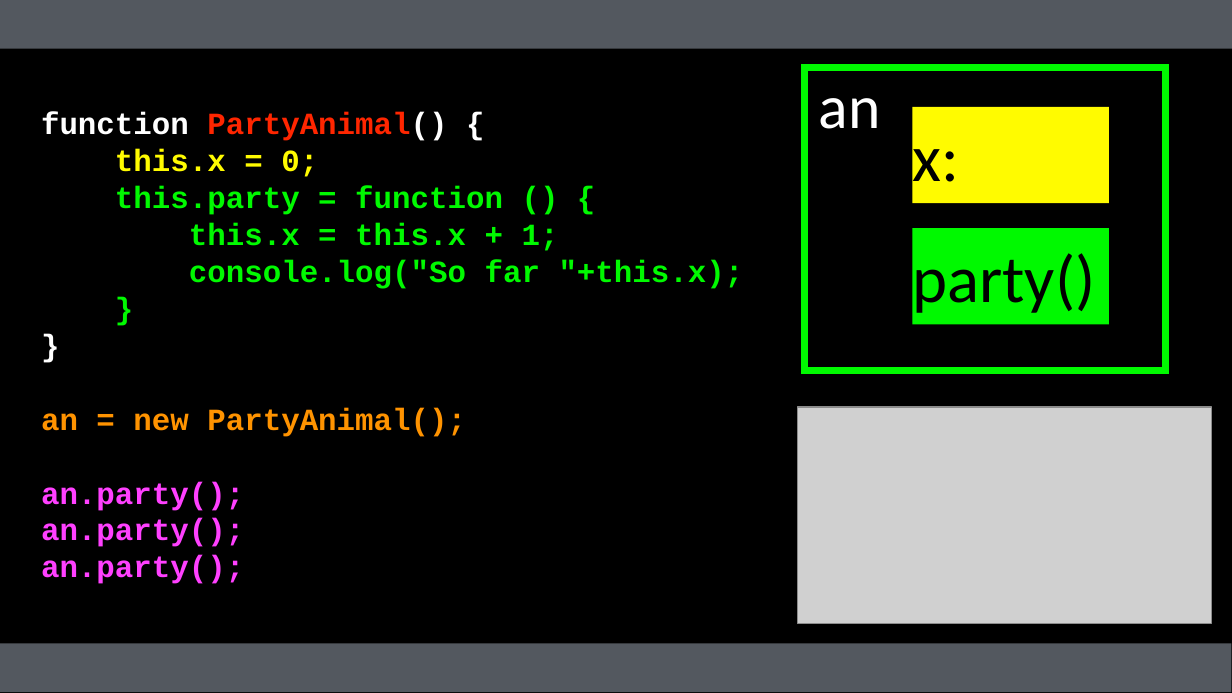
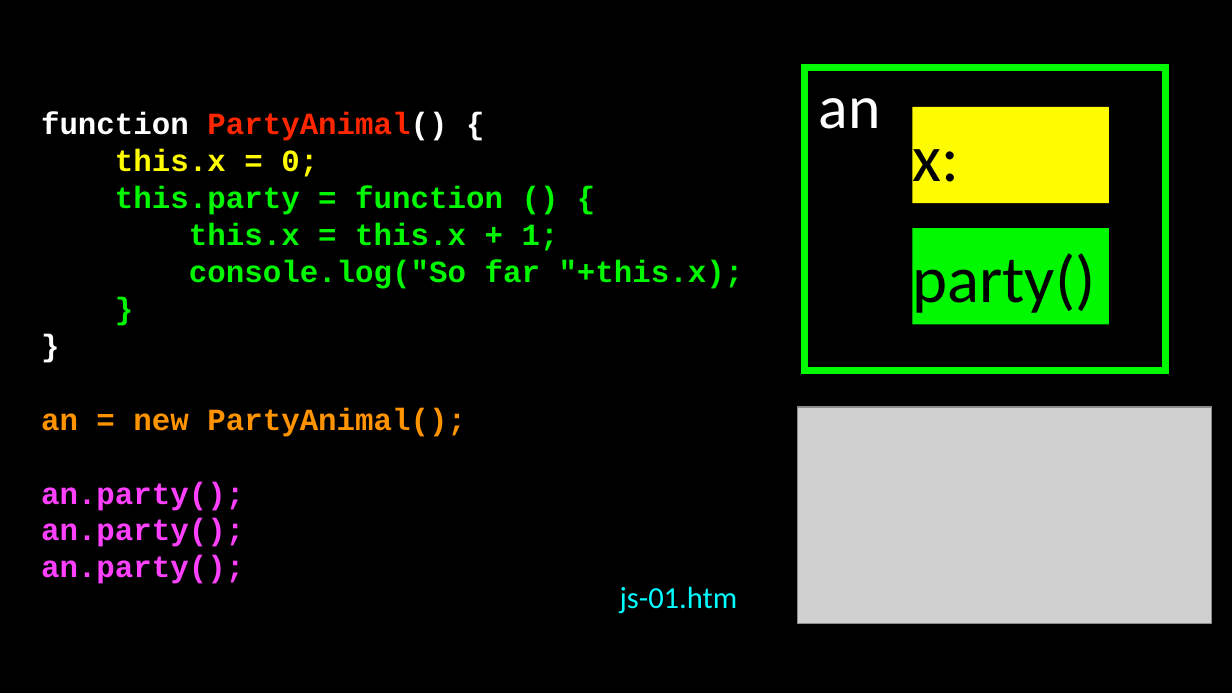
Before and after one commit to csev/wa4e, a slide deck: slide 11 of lectures/JS-02-JavaScript-Objects.ppt. Drawn at 1232x693 pixels with LibreOffice and Linux fonts; fonts in the diff are those of the drawing; grey boxes stand for pictures. Boxes give left, top, right and bottom in pixels: in the first picture for what was removed or moved away, otherwise in the second. Text is boxed around its words. In the diff, an @@ line names an element or a change of style, - is before the commit and + after.

```diff
--- a/lectures/JS-02-JavaScript-Objects.ppt
+++ b/lectures/JS-02-JavaScript-Objects.ppt
@@ rectangle removed at bbox=[0, 0, 1232, 49] @@
@@ free added at bbox=[606, 574, 752, 625], 17.9 pt, text #00FDFF @@
+js-01.htm
@@ rectangle at bbox=[0, 643, 1232, 692]: fill #53585F to #000000 @@
```
Also in this commit, not shown: 20 other slides changed, 15 other files.
